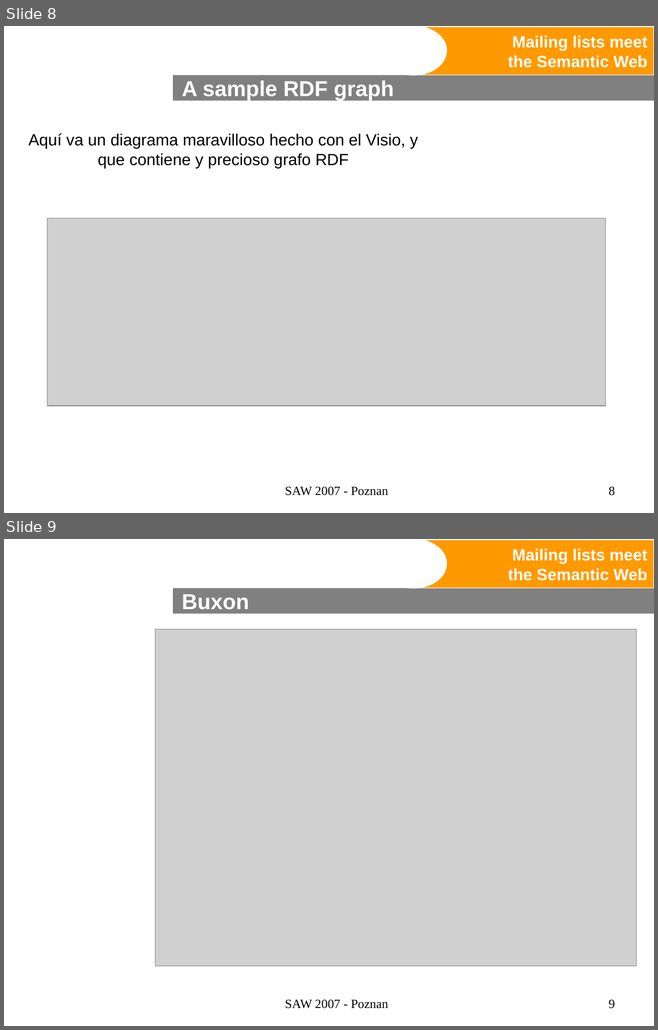
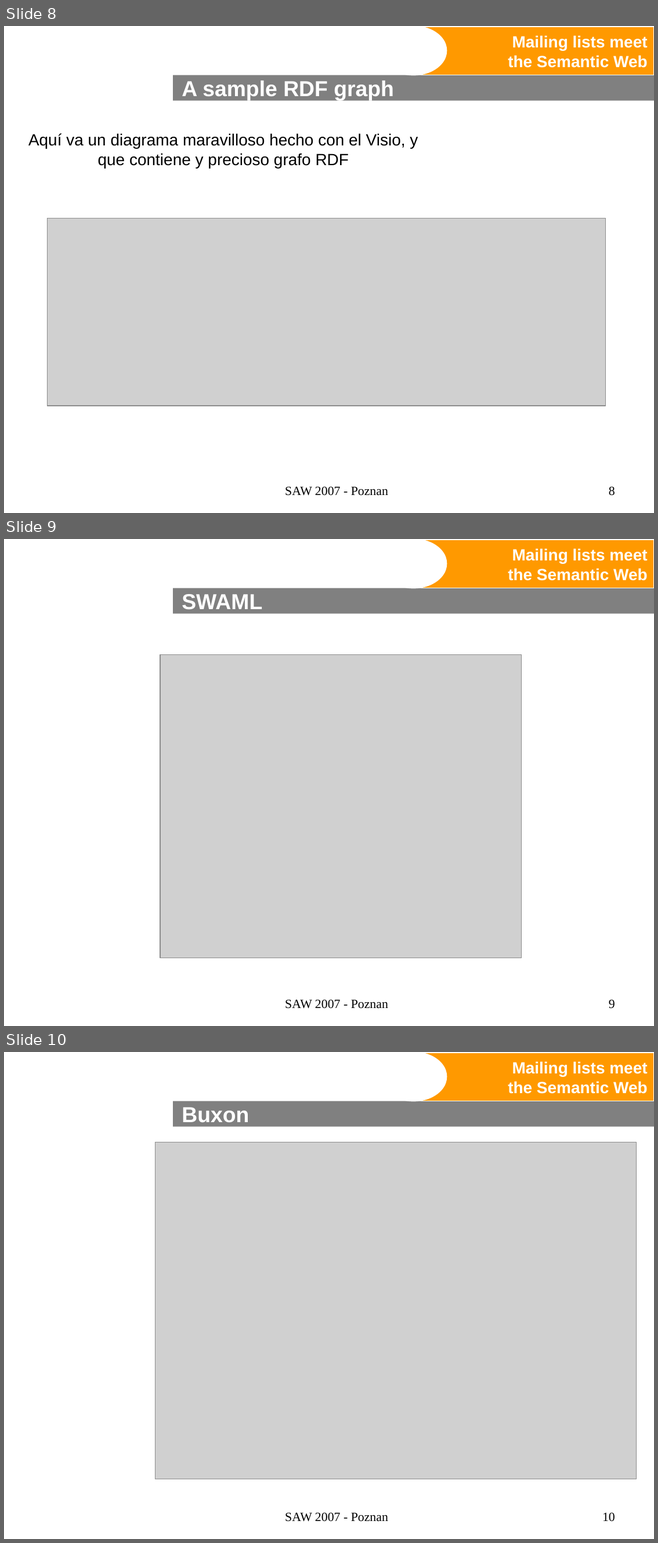
Before and after one commit to BackupTheBerlios/swaml-svn, a slide deck: trunk/doc/talks/20070427-saw2007/swaml.ppt. Shown one above the other, each under a label of ours: slides 8 and 9 before the commit, slides 8, 9 and 10 after it. The pictures are 658x1030 and 658x1543 pixels, drawn with LibreOffice and Linux fonts; fonts in the diff are those of the drawing; grey boxes stand for pictures; background and template pictures are left out. Boxes give left, top, right and bottom in pixels: in the first picture for what was removed or moved away, otherwise in the second. Text is boxed around its words. In the diff, an @@ line names an element or a change of style, - is before the commit and + after.

```diff
--- a/trunk/doc/talks/20070427-saw2007/swaml.ppt
+++ b/trunk/doc/talks/20070427-saw2007/swaml.ppt
@@ slide 9 added at [4, 539, 654, 1026], background #FFFFFF; not listed: 3 template elements that a slide beside it also shows @@
@@ title added at [181, 594, 262, 614], 24 pt, text #FFFFFF, bold @@
+SWAML
@@ picture added at [160, 654, 521, 958] @@
@@ text added at [285, 1000, 388, 1009], 14 pt, text #000000 @@
+SAW 2007 - Poznan
@@ page number added at [608, 1000, 615, 1009], 14 pt, text #000000 @@
+9
@@ what was slide 9 is now slide 10 @@
@@ page number at [602, 1513, 615, 1522]: text changed @@
-9
+10
```
Also in this commit, not shown: 2 slides changed.
